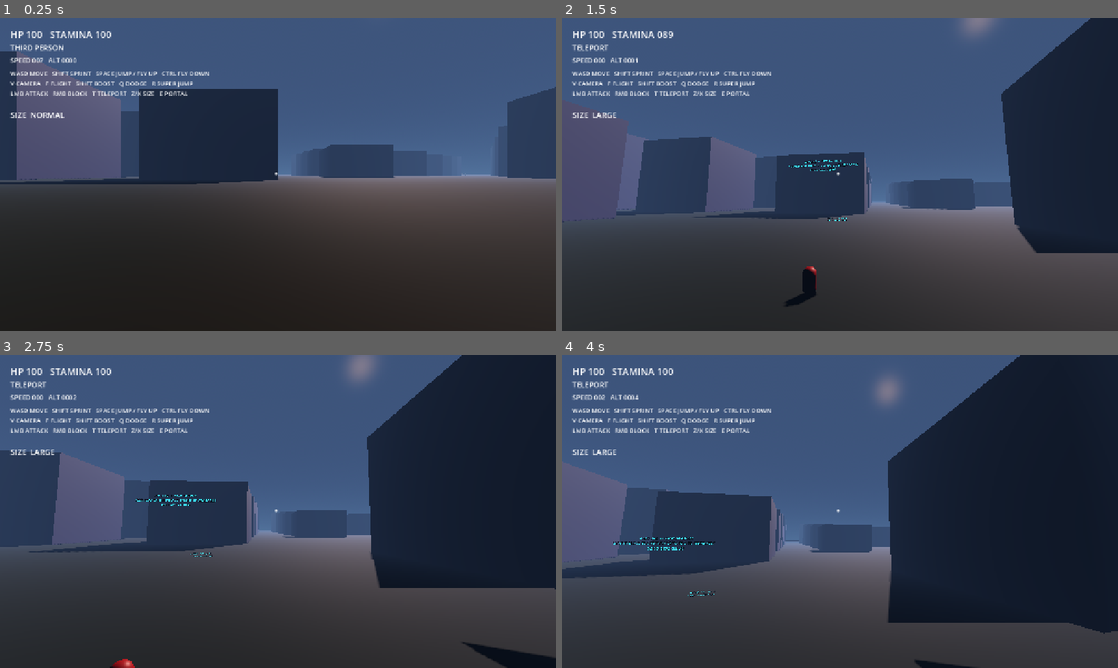
Above: before the commit, frames 1-4 (two rows, left to right).
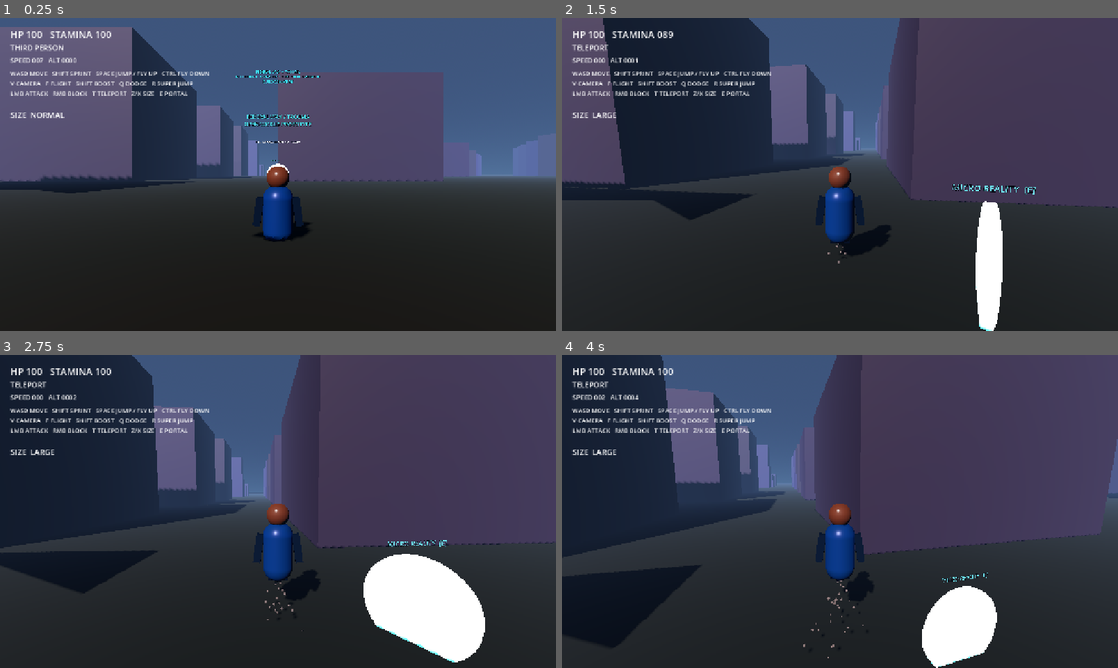
Above: after the commit, the same moments.

Repository: johnhenrystoney25/aeris
Game: Godot game, scene res://scenes/main/main.tscn
Same seed, same stepped clock (60 frames per second), same inputs: the game is played once before the commit and once after it.
Inputs (mouse positions are in pixels of both pictures, inside the frame that each line leads up to):
- Up to frame 1 (0.25 s): no input
- Up to frame 2 (1.5 s): tap Enter at 0.5 s; move the mouse to (867, 174) at 0.52 s; hold X (ability_size_up) from 0.53 s (still down); tap F (ability_flight) at 0.6 s; click (867, 174) at 0.67 s; tap Space (jump) at 0.77 s; move the mouse to (812, 174) at 1.27 s; tap T (ability_teleport) at 1.35 s
- Up to frame 3 (2.75 s): keep holding X (ability_size_up); tap Space (jump) at 1.52 s; move the mouse to (289, 505) at 2.02 s; click (289, 505) at 2.1 s
- Up to frame 4 (4 s): keep holding X (ability_size_up); move the mouse to (834, 517) at 2.77 s; right-click (834, 517) at 2.85 s; click (834, 517) at 2.92 s; tap Space (jump) at 3.02, 3.77 s; move the mouse to (878, 514) at 3.52 s; tap Q (dodge) at 3.6 s

The runs differ from the first frame. In frame 1, 32% of the frame differs, in the area x 0-100%, y 2-77%; in frame 2, 66%; in frame 3, 67%; in frame 4, 69%, in the area x 0-100%, y 0-100%.

Commit message:
Fix third-person camera orientation so WASD matches visual forward/left/right

Diff:
--- a/scenes/player/player.tscn
+++ b/scenes/player/player.tscn
@@ -139,7 +139,6 @@
 
 [node name="ThirdPersonCamera" type="Camera3D" parent="CameraPivot"]
 position = Vector3(0, 0.45, 6.2)
-rotation_degrees = Vector3(0, 180, 0)
 current = true
 fov = 74.0
 
